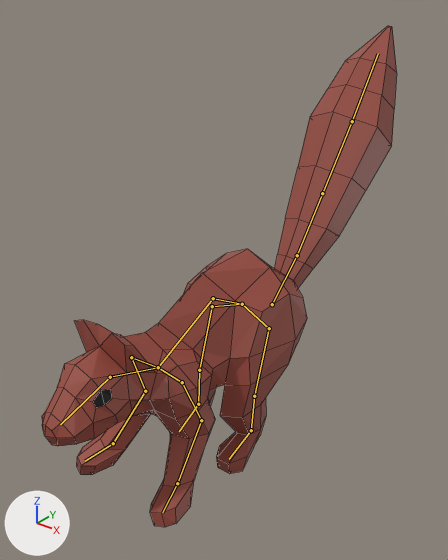
Two versions of the Blender file Blender/Animals/Squirrel.blend, one commit apart.
The view is the same before and after, from a camera (50 mm lens) standing at (17.0, -19.4, 16.4) and looking at (-1.4, 3.7, 2.1). Every picture has the same lights, and +X, +Y and +Z are marked at lower left. The bones that bend it are drawn over the model as lines. Mesh edges are drawn as thin lines.
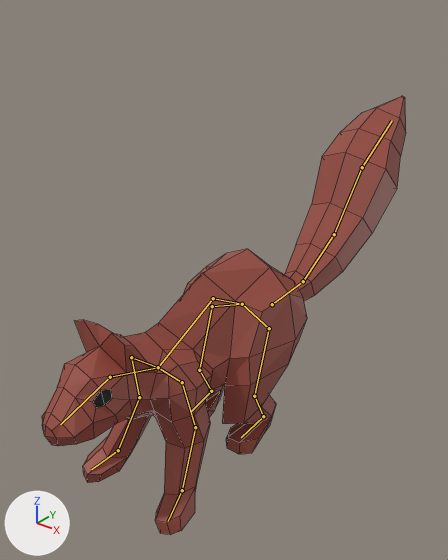
The newer file adds an action. The first version stands in its rest pose; the second is drawn at frame 0 of the action 'Idle'.

The edits, one by one:
Bone 'FrontThigh.L' (bone_frontthigh_l) turns from (0, 0, 0) to (-9, -1, -1) degrees about its own x, y and z.
Bone 'FrontShin.L' (bone_frontshin_l) turns from (0, 0, 0) to (25, 1, 10) degrees about its own x, y and z.
Bone 'FrontFoot.L' (bone_frontfoot_l) turns from (0, 0, 0) to (-11, -4, -3) degrees about its own x, y and z.
Bone 'FrontThigh.R' (bone_frontthigh_r) turns from (0, 0, 0) to (-9, 1, 1) degrees about its own x, y and z.
Bone 'FrontShin.R' (bone_frontshin_r) turns from (0, 0, 0) to (25, -1, -10) degrees about its own x, y and z.
Bone 'FrontFoot.R' (bone_frontfoot_r) turns from (0, 0, 0) to (-11, 4, 3) degrees about its own x, y and z.
Bone 'BackShin.L' (bone_backshin_l) turns from (0, 0, 0) to (32, -1, 0) degrees about its own x, y and z.
Bone 'BackFoot.L' (bone_backfoot_l) turns from (0, 0, 0) to (-45, 7, 10) degrees about its own x, y and z.
Bone 'TailBase' (bone_tailbase) turns from (0, 0, 0) to (-39, 0, 0) degrees about its own x, y and z.
Bone 'TailMiddle1' (bone_tailmiddle1) turns from (0, 0, 0) to (17, 0, 0) degrees about its own x, y and z.
Bone 'TailMiddle2' (bone_tailmiddle2) turns from (0, 0, 0) to (20, 0, 0) degrees about its own x, y and z.
Bone 'TailTip' (bone_tailtip) turns from (0, 0, 0) to (-21, 0, 0) degrees about its own x, y and z.
Bone 'BackShin.R' (bone_backshin_r) turns from (0, 0, 0) to (32, 1, 0) degrees about its own x, y and z.
Bone 'BackFoot.R' (bone_backfoot_r) turns from (0, 0, 0) to (-45, -7, -10) degrees about its own x, y and z.

Changed parts and their boxes (x1, y1, x2, y2) in the pictures (448 x 560 px):
'Mesh', posed (12% shorter): before (42, 26, 397, 527); after (42, 96, 406, 535)
bone 'FrontThigh.L', root to tip: before (182, 382) to (201, 420); after (182, 382) to (195, 427)
bone 'FrontShin.L', root to tip: before (201, 420) to (177, 483); after (195, 427) to (182, 490)
bone 'FrontFoot.L', root to tip: before (177, 483) to (162, 512); after (182, 490) to (168, 521)
bone 'FrontThigh.R', root to tip: before (131, 357) to (145, 391); after (131, 357) to (139, 397)
bone 'FrontShin.R', root to tip: before (145, 391) to (113, 443); after (139, 397) to (118, 450)
bone 'FrontFoot.R', root to tip: before (113, 443) to (85, 461); after (118, 450) to (91, 469)
bone 'BackShin.L', root to tip: before (254, 396) to (251, 430); after (254, 396) to (263, 416)
bone 'BackFoot.L', root to tip: before (251, 430) to (229, 459); after (263, 416) to (241, 437)
bone 'TailBase', root to tip: before (272, 304) to (297, 255); after (272, 304) to (303, 281)
bone 'TailMiddle1', root to tip: before (297, 255) to (322, 193); after (303, 281) to (334, 234)
bone 'TailMiddle2', root to tip: before (322, 193) to (352, 121); after (334, 234) to (362, 167)
bone 'TailTip', root to tip: before (352, 121) to (378, 53); after (362, 167) to (392, 120)
bone 'BackShin.R', root to tip: before (199, 370) to (198, 404); after (199, 370) to (211, 391)
bone 'BackFoot.R', root to tip: before (198, 404) to (179, 431); after (211, 391) to (191, 411)
